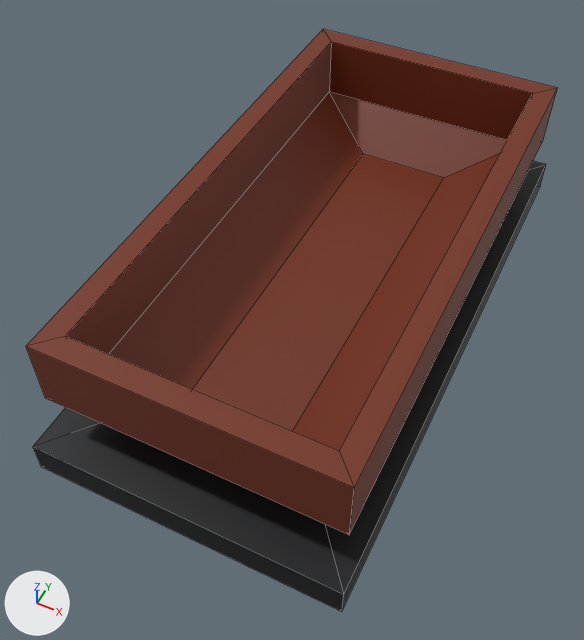
The FBX model Assets/Models/Wagon.fbx as it was, and as the next commit left it.
Before and after are seen from a 50 mm camera at (0.23, -0.55, 0.837) aimed at (-0.021, -0.046, 0.208). Every picture has the same lights, and +X, +Y and +Z are marked at lower left. Mesh edges are drawn as thin lines. Where no turn or scale is listed for an object, it has been applied to the vertices.

The older version as bpy lines, for what is in view:
```python
me_cube_001 = bpy.data.meshes.new('Cube.001')
me_cube_001.from_pydata(...)  # 80 vertices, 66 faces; spans x -0.15..0.15, y -0.3..0.3, z 0.09..0.347
# faces by material slot: [21, 17, 28]
me_cube_001.materials.append(mat_hopper)  # brown #75311b
me_cube_001.materials.append(mat_carriage)  # black #121418
me_cube_001.materials.append(mat_wheels)  # white #e7e7e7
ob_wagon = bpy.data.objects.new('wagon', me_cube_001)
ob_wagon.location = (0.0, 0.0, 0.0)
```
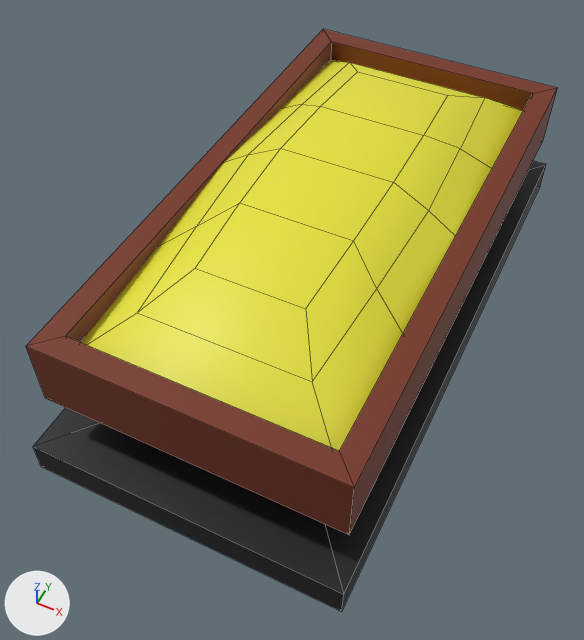
Changed parts and their boxes [x1, y1, x2, y2] in the pictures (584 x 640 px):
'Contents', added (yellow): after [81, 60, 524, 451]

Edits to the bpy script that builds the scene:
```text
Add mat_grain:
    mat_grain = principled_material('Grain')
    mat_grain.base_color = (0.8, 0.766, 0.037)  # yellow #e7e336
Add me_plane:
    me_plane.from_pydata(...)  # 30 vertices, 24 faces; spans x -0.139..0.139, y -0.254..0.254, z 0.323..0.383
    me_plane.materials.append(mat_grain)  # yellow #e7e336
Add ob_contents:
    ob_contents = bpy.data.objects.new('Contents', me_plane)
    ob_contents.location = (0.0, 0.0, 0.0)
```
